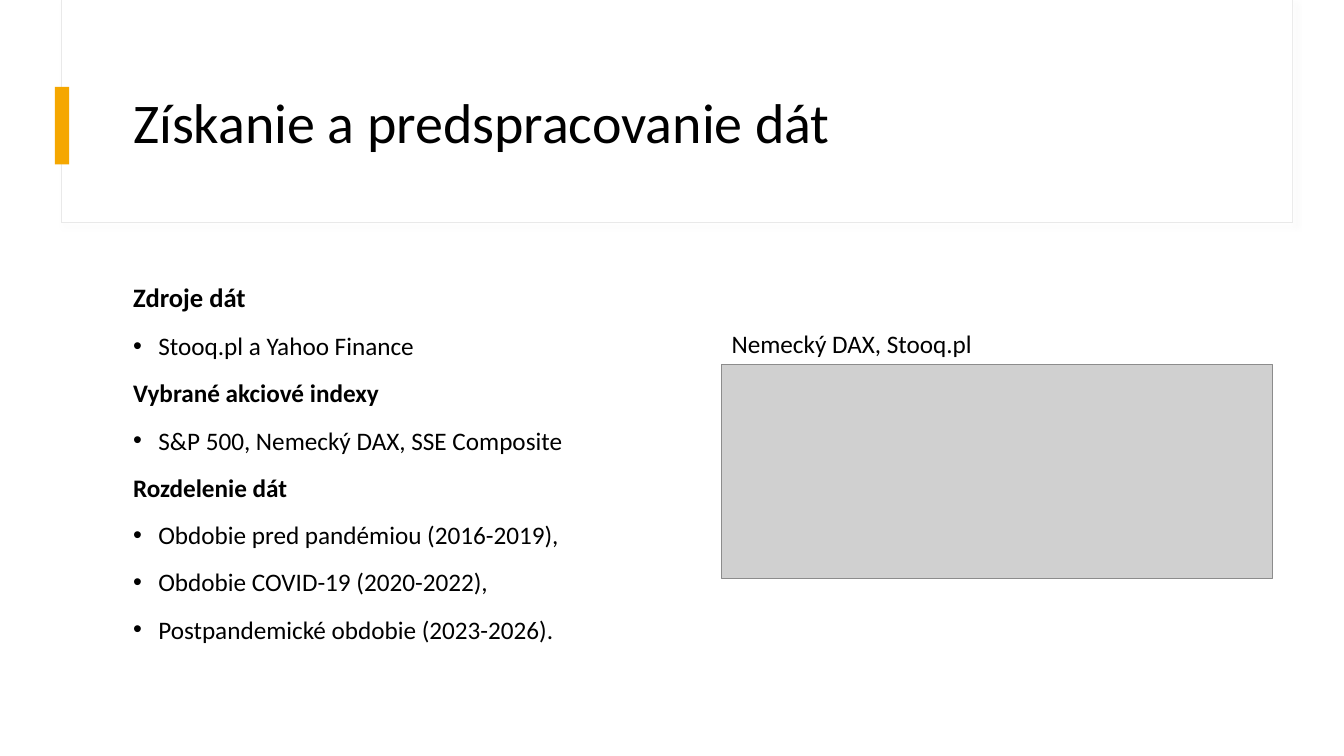
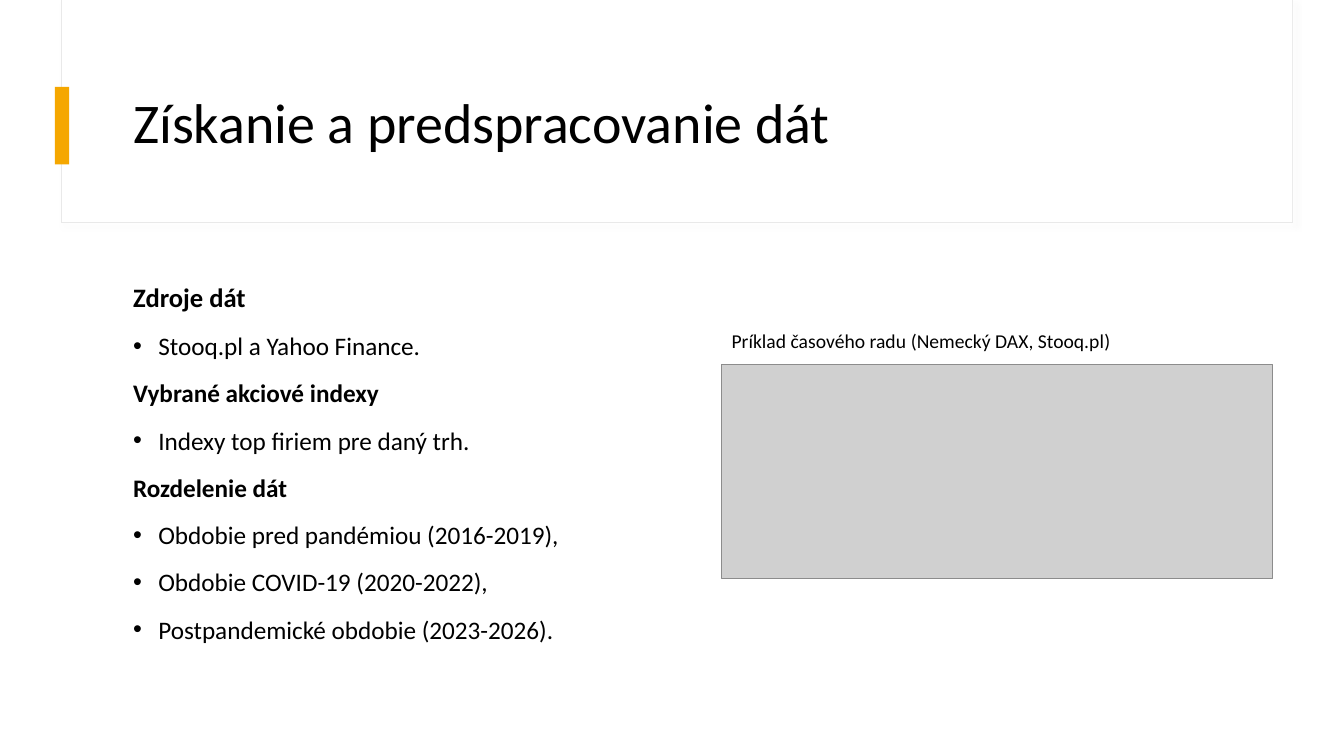
Before and after one commit to MatejLuzak/Identification-of-Patterns-of-Stock-Market-Volatility-in-the-USA-China-and-Europe-Using-AI-Methods, a slide deck: slide 6 of Identifikácia vzorov v časových radoch pre komparáciu volatility.pptx. Drawn at 1344x756 pixels with LibreOffice and Linux fonts; fonts in the diff are those of the drawing; grey boxes stand for pictures. Boxes give left, top, right and bottom in pixels: in the first picture for what was removed or moved away, otherwise in the second. Text is boxed around its words. In the diff, an @@ line names an element or a change of style, - is before the commit and + after.

```diff
--- a/Identifikácia vzorov v časových radoch pre komparáciu volatility.pptx
+++ b/Identifikácia vzorov v časových radoch pre komparáciu volatility.pptx
@@ text at (158,337,420,359): text changed @@
-• Stooq.pl a Yahoo Finance
+• Stooq.pl a Yahoo Finance.
@@ text at (732,334,1110,351): text changed; size 18 to 14 pt @@
-Nemecký DAX, Stooq.pl
+Príklad časového radu (Nemecký DAX, Stooq.pl)
@@ text at (158,432,470,454): text changed @@
-• S&P 500, Nemecký DAX, SSE Composite
+• Indexy top firiem pre daný trh.
```
Also in this commit, not shown: 1 other slide changed, 2 other files.
